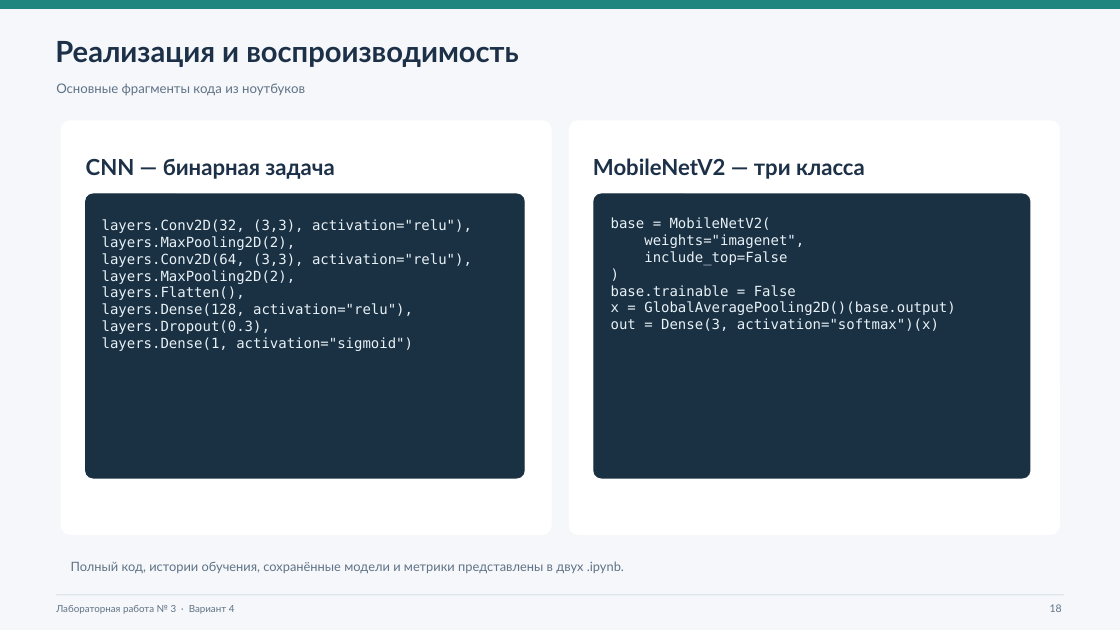
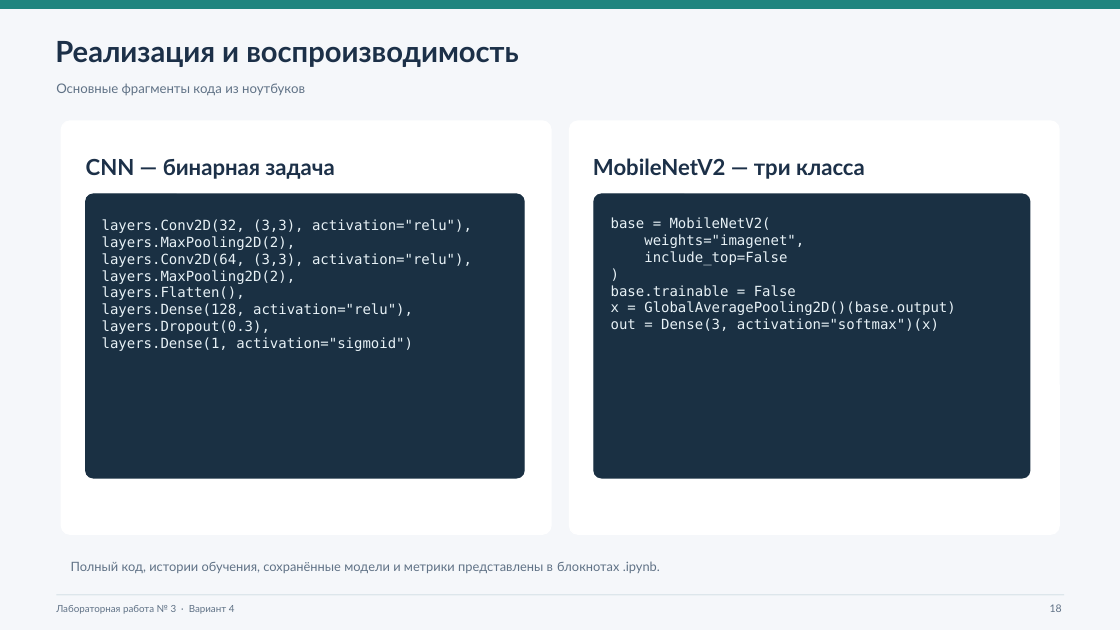
Before and after one commit to Travkova/NN_Labs, a slide deck: slide 18 of лаб3/Лабораторная_3_вариант_4_презентация.pptx. Drawn at 1120x630 pixels with LibreOffice and Linux fonts; fonts in the diff are those of the drawing. Boxes give left, top, right and bottom in pixels: in the first picture for what was removed or moved away, otherwise in the second. Text is boxed around its words. In the diff, an @@ line names an element or a change of style, - is before the commit and + after.

```diff
--- a/лаб3/Лабораторная_3_вариант_4_презентация.pptx
+++ b/лаб3/Лабораторная_3_вариант_4_презентация.pptx
@@ text at [71,562,660,573]: text changed @@
-Полный код, истории обучения, сохранённые модели и метрики представлены в двух .ipynb.
+Полный код, истории обучения, сохранённые модели и метрики представлены в блокнотах .ipynb.
```
Also in this commit, not shown: 8 other slides changed.
